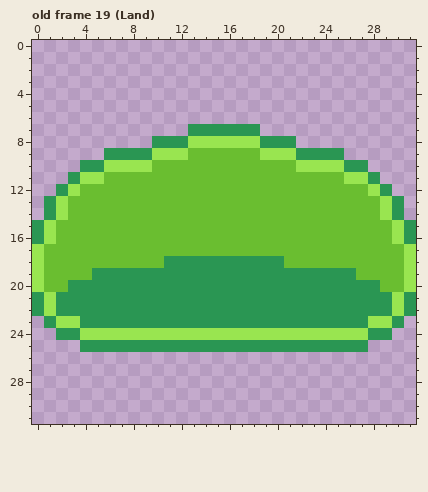
Two versions of one pixel-art file, Assets/Enemies/Slime1.aseprite. That is the earlier state.
32x32 pixels, 20 frames. Shown: old frame 19 (Land). The commit also changed other frames, which this record leaves out.
The same view after the edit:
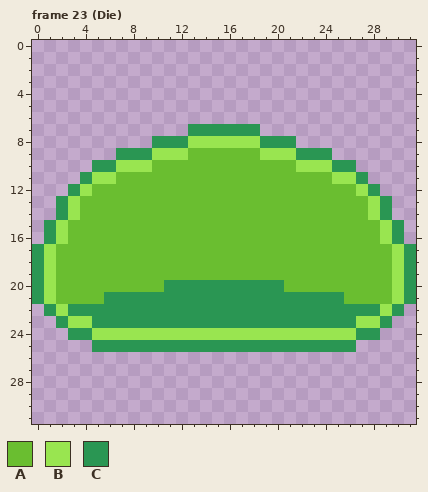
Palette (. is transparent): A #6abe30  B #99e550  C #2a9653
A new or re-ordered frame is compared with the old frame closest to it.
The exact change:
frames 20 -> 31
Frame 23 (Die) is new; against old frame 19 (Land):
Colour C gives way to colour A in row 18 at x 11 to 20; in row 19 at x 5 to 26; in row 20 at x 3 to 10 and 21 to 28; in row 21 at x 2 to 5 and 26 to 29.
Colour A gives way to colour B in row 11 at x 6 and 25; in row 12 at x 4 and 27; in rows 13 to 14 at x 3 and 28; in rows 15 to 16 at x 2 and 29; in rows 17 to 20 at x 1 and 30.
Colour C gives way to colour B in row 22 at x 2 and 29; in row 23 at x 4 and 27.
Colour B gives way to colour C in row 10 at x 6 and 25; in row 11 at x 4 and 27; in row 12 at x 3 and 28; in rows 13 to 14 at x 2 and 29; in rows 15 to 16 at x 1 and 30; in rows 17 to 20 at x 0 and 31.
Colour B gives way to colour C in row 22 at x 1 and 30; in row 23 at x 2 and 29; in row 24 at x 4 and 27.
Colour C is gone in row 9 at x 6 and 25; in row 10 at x 4 and 27; in row 11 at x 3 and 28; in row 12 at x 2 and 29; in rows 13 to 14 at x 1 and 30; in rows 15 to 16 at x 0 and 31.
Colour C is gone in row 22 at x 0 and 31; in row 23 at x 1 and 30; in row 24 at x 2 and 29; in row 25 at x 4 and 27.
